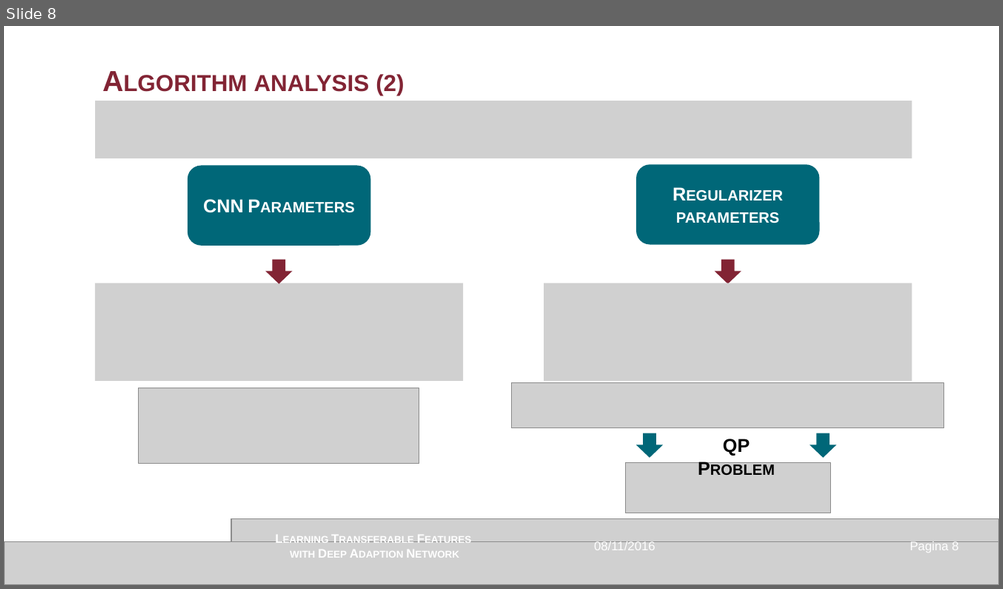
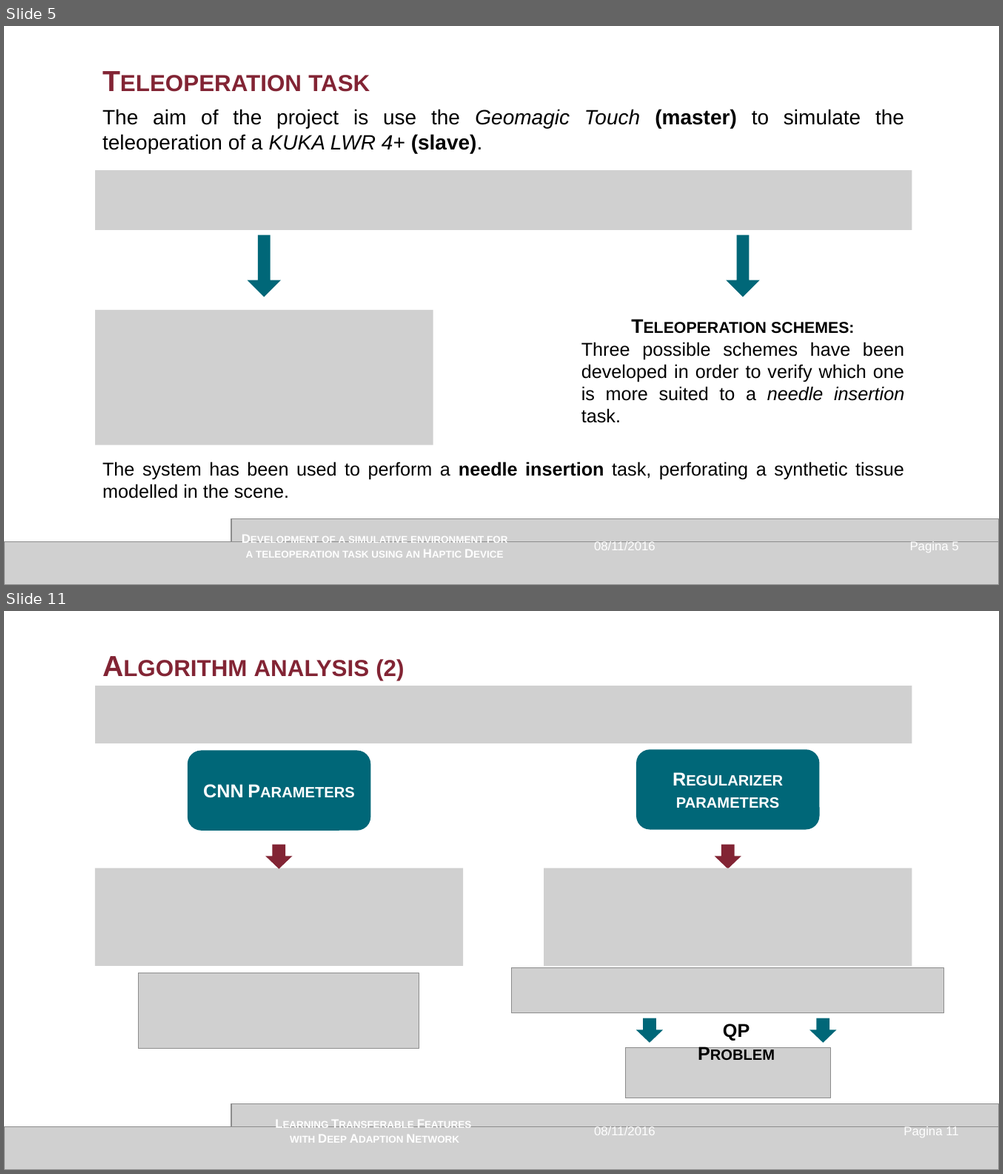
Before and after one commit to GianMassimiani/MEDROB2_VREP, a slide deck: 3_PPT/Presentazione_v1.0_IRVIN.pptx. Shown one above the other, each under a label of ours: slide 8 before the commit, slides 5 and 11 after it; the slides between them are not shown. The pictures are 1003x589 and 1003x1174 pixels, drawn with LibreOffice and Linux fonts; fonts in the diff are those of the drawing; grey boxes stand for pictures. Boxes give left, top, right and bottom in pixels: in the first picture for what was removed or moved away, otherwise in the second. Text is boxed around its words. In the diff, an @@ line names an element or a change of style, - is before the commit and + after.

```diff
--- a/3_PPT/Presentazione_v1.0_IRVIN.pptx
+++ b/3_PPT/Presentazione_v1.0_IRVIN.pptx
@@ slide 5 added at (x1=4, y1=26, x2=999, y2=585), background #FFFFFF @@
@@ text added at (x1=102, y1=109, x2=904, y2=153), 20 pt, text #000000 @@
+The aim of the project is use the Geomagic Touch (master) to simulate the teleoperation of a KUKA LWR 4+ (slave).
@@ text added at (x1=102, y1=134, x2=620, y2=423), 28 pt, text #822434, bold, small capitals @@
+Teleoperation task
@@ picture added at (x1=95, y1=171, x2=912, y2=230) @@
@@ down arrow added at (x1=249, y1=235, x2=280, y2=296), fill #006778, outline #006778 1 pt @@
@@ down arrow added at (x1=727, y1=235, x2=758, y2=296), fill #006778, outline #006778 1 pt @@
@@ picture added at (x1=95, y1=310, x2=433, y2=446) @@
@@ text added at (x1=581, y1=322, x2=904, y2=401), 18 pt, text #000000 @@
+Teleoperation schemes:
+Three possible schemes have been developed in order to verify which one is more suited to a needle insertion task.
@@ text added at (x1=102, y1=462, x2=904, y2=499), 18 pt, text #000000 @@
+The system has been used to perform a needle insertion task, perforating a synthetic tissue modelled in the scene.
@@ picture added at (x1=232, y1=519, x2=999, y2=543) @@
@@ picture added at (x1=4, y1=543, x2=999, y2=585) @@
@@ text added at (x1=246, y1=537, x2=507, y2=558), 12 pt, text #FFFFFF, bold, small capitals @@
+Development of a simulative environment for a teleoperation task using an Haptic Device
@@ text added at (x1=594, y1=542, x2=655, y2=551), 12 pt, text #FFFFFF @@
+08/11/2016
@@ page number added at (x1=910, y1=542, x2=958, y2=553), 12 pt, text #FFFFFF @@
+Pagina 5
@@ what was slide 8 is now slide 11 @@
@@ page number at (x1=903, y1=1127, x2=958, y2=1138): text changed @@
-Pagina 8
+Pagina 11
```
Also in this commit, not shown: 2 slides changed, 6 other slides added, 4 slides removed, 5 other files.
